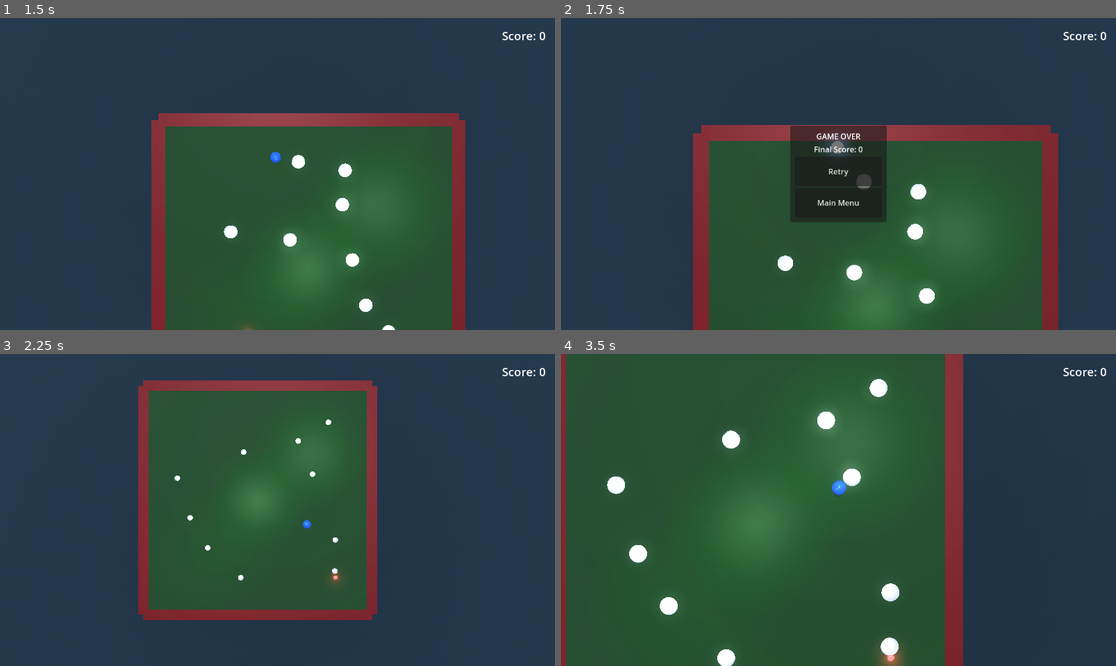
Above: before the commit, frames 1-4 (two rows, left to right).
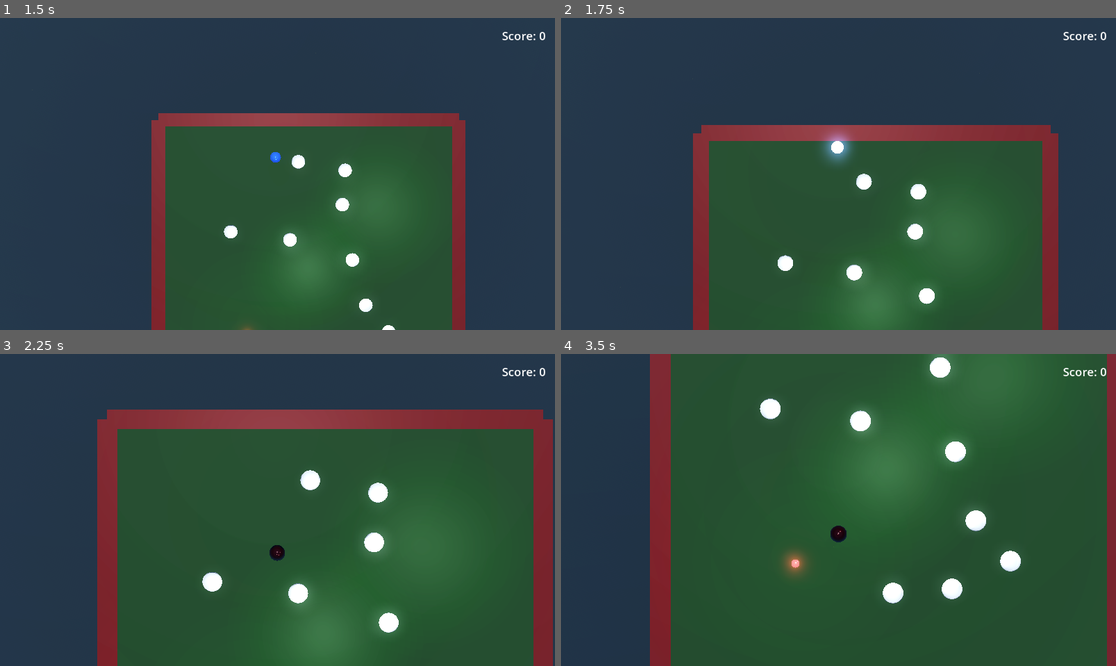
Above: after the commit, the same moments.

Repository: bluehexagons/snakeproject
Game: Godot game, scene res://scenes/main_menu.tscn
The game is run twice, just before and just after one commit, with the same random seed, the same clock (stepped at 60 frames per second) and the same inputs.
Inputs (mouse positions are in pixels of both pictures, inside the frame that each line leads up to):
- Up to frame 1 (1.5 s): click "New Game" at 0.5 s; hold W (move_up) from 1.28 s (still down)
- Up to frame 2 (1.75 s): keep holding W (move_up)
- Up to frame 3 (2.25 s): release W (move_up) at 2 s; click (277, 506) at 2 s, where only the run before the commit has a clickable "Retry"
- Up to frame 4 (3.5 s): hold W (move_up) from 2.78 s (still down)

Frame 1 is identical in both runs. In frame 2, 5.4% of the frame differs, in the area x 41-59%, y 34-66%; in frame 3, 50%; in frame 4, 55%, in the area x 0-100%, y 0-100%.

Commit message:
Only finally lose when coming to a rest

Diff:
--- a/scripts/player.gd
+++ b/scripts/player.gd
@@ -135,7 +135,7 @@
 		if is_stuck:
 			var stuck_time = stuck_detector.get_stuck_duration()
 			if stuck_time >= STUCK_TIMEOUT:
-				die()
+				lose()
 
 	if velocity != Vector3.ZERO:
 		facing_direction = velocity.normalized()
@@ -326,6 +326,11 @@
 		food_eaten = state.get("food_eaten", 0)
 		current_idle_speed = state.get("current_idle_speed", IDLE_SPEED_BASE)
 
+func lose():
+	var game_manager = get_tree().get_first_node_in_group("game_manager")
+	if game_manager:
+		game_manager.game_over()
+
 func die():
 	if is_dead:
 		return
@@ -334,7 +339,3 @@
 
 	for segment in segments:
 		segment.target = null
-
-	var game_manager = get_tree().get_first_node_in_group("game_manager")
-	if game_manager:
-		game_manager.game_over()
